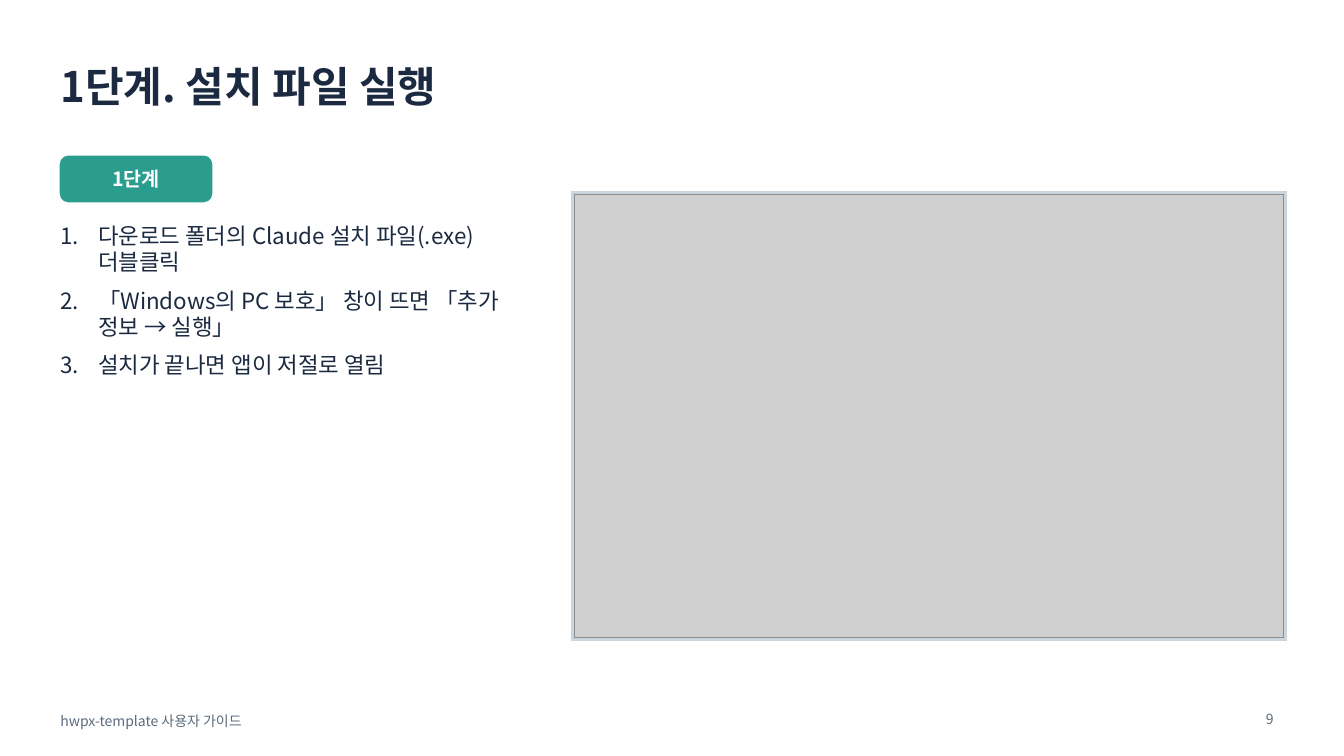
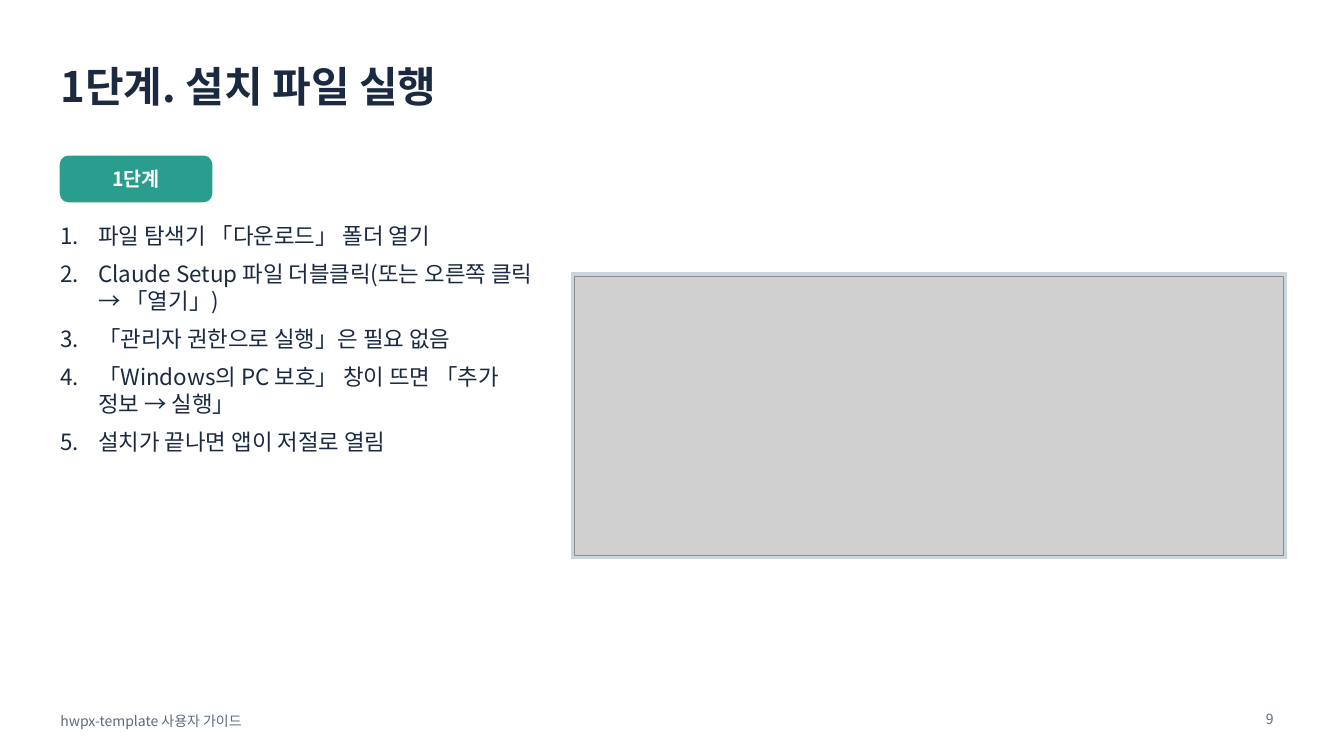
Before and after one commit to emilyJ7/hwpx-template-public, a slide deck: slide 9 of docs/사용자가이드.pptx. Drawn at 1344x756 pixels with LibreOffice and Linux fonts; fonts in the diff are those of the drawing; grey boxes stand for pictures. Boxes give left, top, right and bottom in pixels: in the first picture for what was removed or moved away, otherwise in the second. Text is boxed around its words. In the diff, an @@ line names an element or a change of style, - is before the commit and + after.

```diff
--- a/docs/사용자가이드.pptx
+++ b/docs/사용자가이드.pptx
@@ text at (98, 225, 532, 349): text changed @@
-1. 다운로드 폴더의 Claude 설치 파일(.exe) 더블클릭
+1. 파일 탐색기 「다운로드」 폴더 열기
+2. Claude Setup 파일 더블클릭(또는 오른쪽 클릭 → 「열기」)
+3. 「관리자 권한으로 실행」은 필요 없음
@@ rectangle: place and size @@
-rectangle at (572, 192, 1287, 641)
+rectangle at (572, 273, 1287, 559)
@@ picture: place and size @@
-picture at (575, 195, 1284, 638)
+picture at (575, 276, 1284, 556)
```
Also in this commit, not shown: 7 other files.
